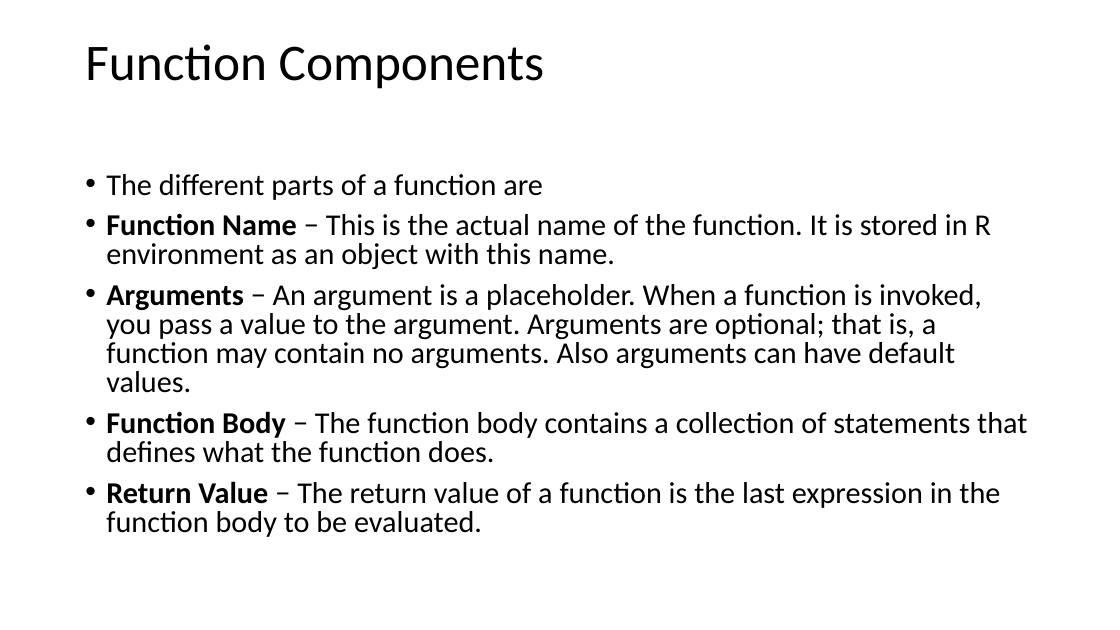
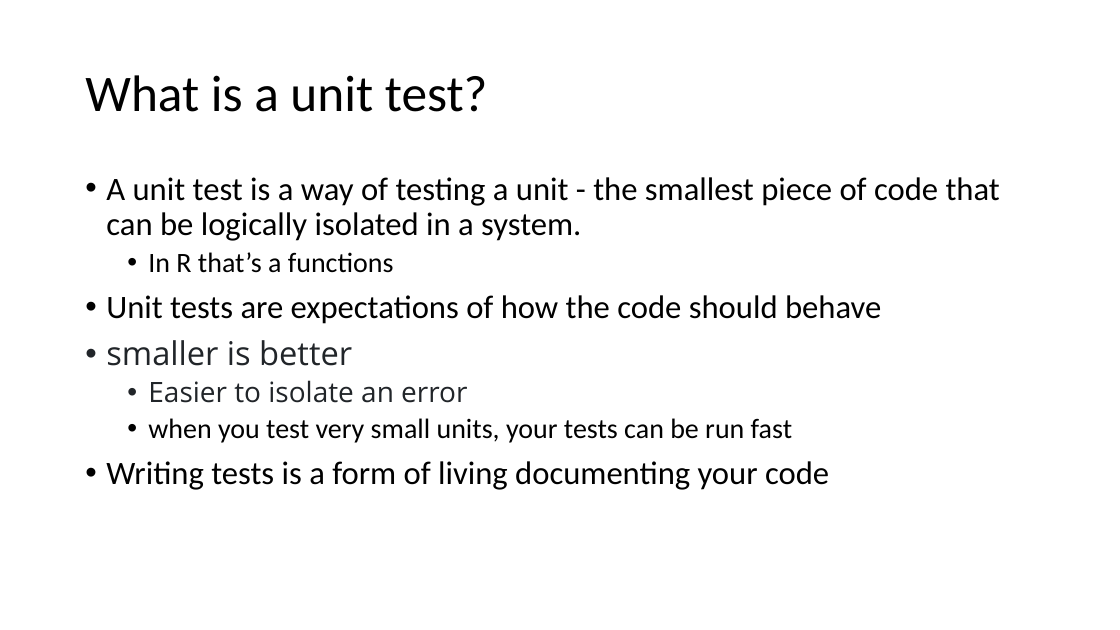
Before and after one commit to sophiefeldmanbright/ScHARR-open-science-workshop, a slide deck: slide 3 of content/resources/unit testing/unit-testing.pptx. Drawn at 1120x630 pixels with LibreOffice and Linux fonts; fonts in the diff are those of the drawing. Boxes give left, top, right and bottom in pixels: in the first picture for what was removed or moved away, otherwise in the second. Text is boxed around its words. In the diff, an @@ line names an element or a change of style, - is before the commit and + after.

```diff
--- a/content/resources/unit testing/unit-testing.pptx
+++ b/content/resources/unit testing/unit-testing.pptx
@@ title at box(85, 75, 488, 112): text changed @@
-Function Components
+What is a unit test?
@@ text at box(106, 177, 1000, 490): text changed; size 25.9 to 28 pt @@
-• The different parts of a function are
-• Function Name − This is the actual name of the function. It is stored in R environment as an object with this name.
-• Arguments − An argument is a placeholder. When a function is invoked, you pass a value to the argument. Arguments are optional; that is, a function may contain no arguments. Also arguments can have default values.
-• Function Body − The function body contains a collection of statements that defines what the function does.
-• Return Value − The return value of a function is the last expression in the function body to be evaluated.
+• A unit test is a way of testing a unit - the smallest piece of code that can be logically isolated in a system.
+  • In R that’s a functions
+• Unit tests are expectations of how the code should behave
+• smaller is better
+  • Easier to isolate an error
+  • when you test very small units, your tests can be run fast
+• Writing tests is a form of living documenting your code
```
Also in this commit, not shown: 2 other slides changed, 5 slides added, 4 slides removed, 16 other files.
